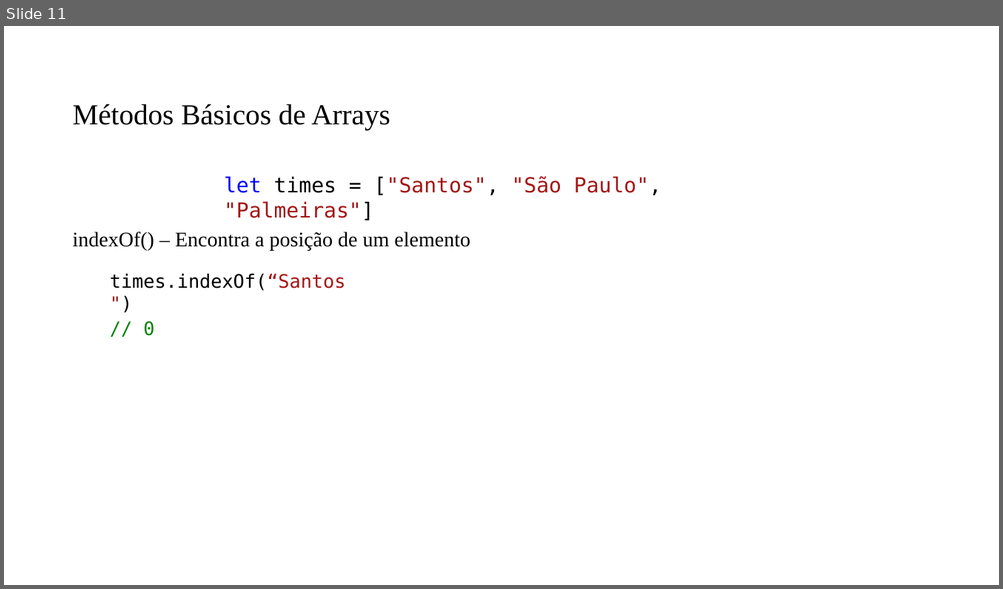
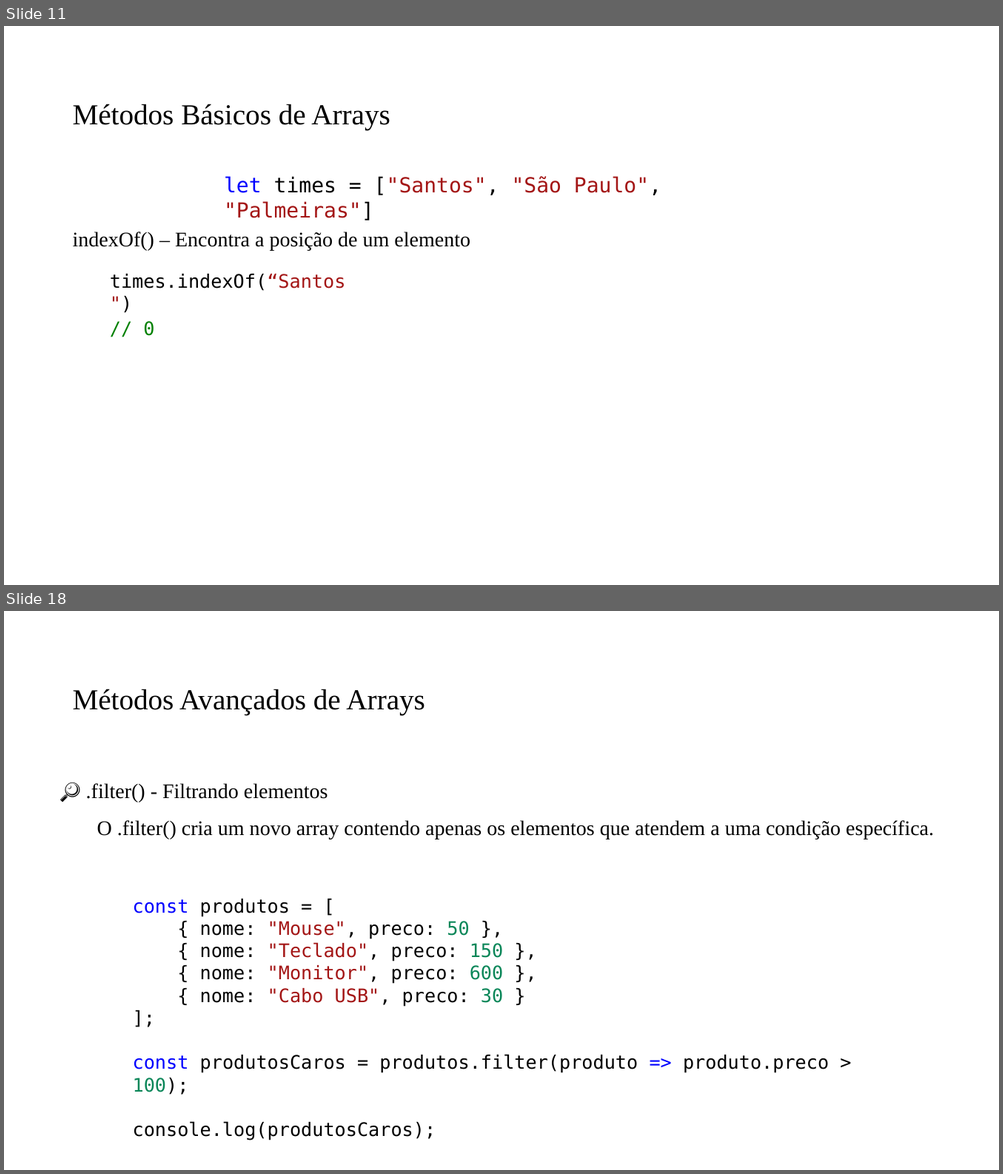
Before and after one commit to PedroMiho/UMC, a slide deck: Lógica e Programação/Módulo 02 - JavaScript/Aula 15 - Arrays e Objetos/Array e Objetos.pptx. Shown one above the other, each under a label of ours: slide 11 before the commit, slides 11 and 18 after it; the slides between them are not shown. The pictures are 1003x589 and 1003x1174 pixels, drawn with LibreOffice and Linux fonts; fonts in the diff are those of the drawing; background and template pictures are left out. Boxes give left, top, right and bottom in pixels: in the first picture for what was removed or moved away, otherwise in the second. Text is boxed around its words. In the diff, an @@ line names an element or a change of style, - is before the commit and + after.

```diff
--- a/Lógica e Programação/Módulo 02 - JavaScript/Aula 15 - Arrays e Objetos/Array e Objetos.pptx
+++ b/Lógica e Programação/Módulo 02 - JavaScript/Aula 15 - Arrays e Objetos/Array e Objetos.pptx
@@ slide 18 added at [4,611,999,1170], background #FFFFFF @@
@@ title added at [73,689,425,715], 28 pt, text #000000 @@
+Métodos Avançados de Arrays
@@ text added at [86,783,933,840], 20 pt, text #000000 @@
+🔎 .filter() - Filtrando elementos
+O .filter() cria um novo array contendo apenas os elementos que atendem a uma condição específica.
@@ text added at [133,899,828,1095], 18 pt, text #000000 @@
+const produtos = [
+{ nome: "Mouse", preco: 50 },
+{ nome: "Teclado", preco: 150 },
+{ nome: "Monitor", preco: 600 },
+{ nome: "Cabo USB", preco: 30 }
+];
+const produtosCaros = produtos.filter(produto => produto.preco > 100);
+console.log(produtosCaros);
```
Also in this commit, not shown: 3 slides changed, 7 other slides added, 3 other files.
